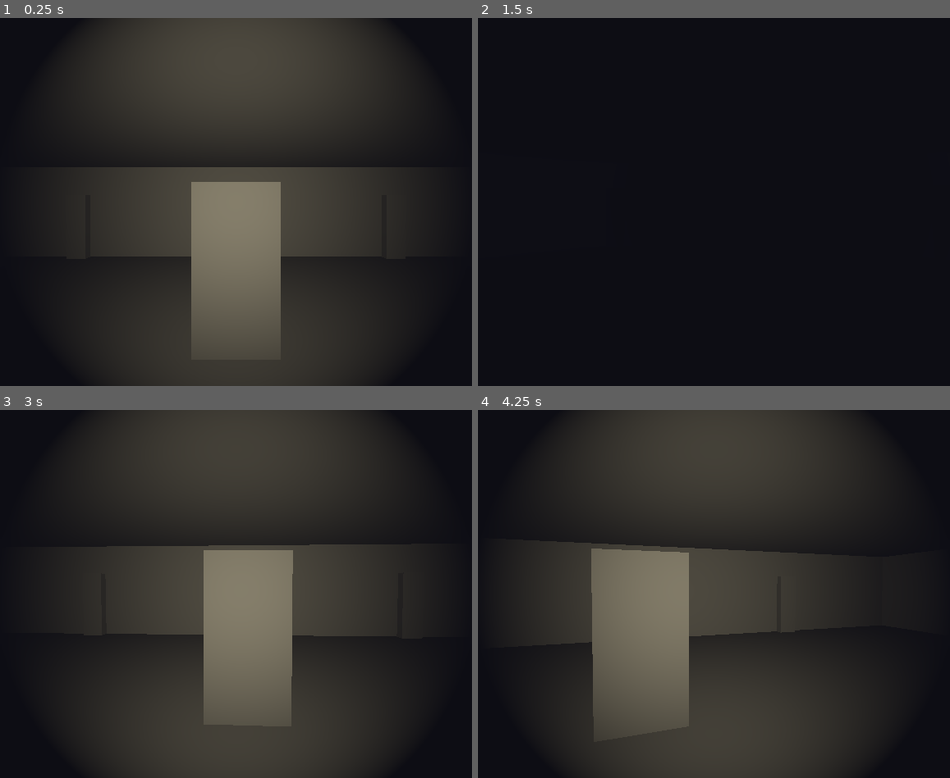
Above: before the commit, frames 1-4 (two rows, left to right).
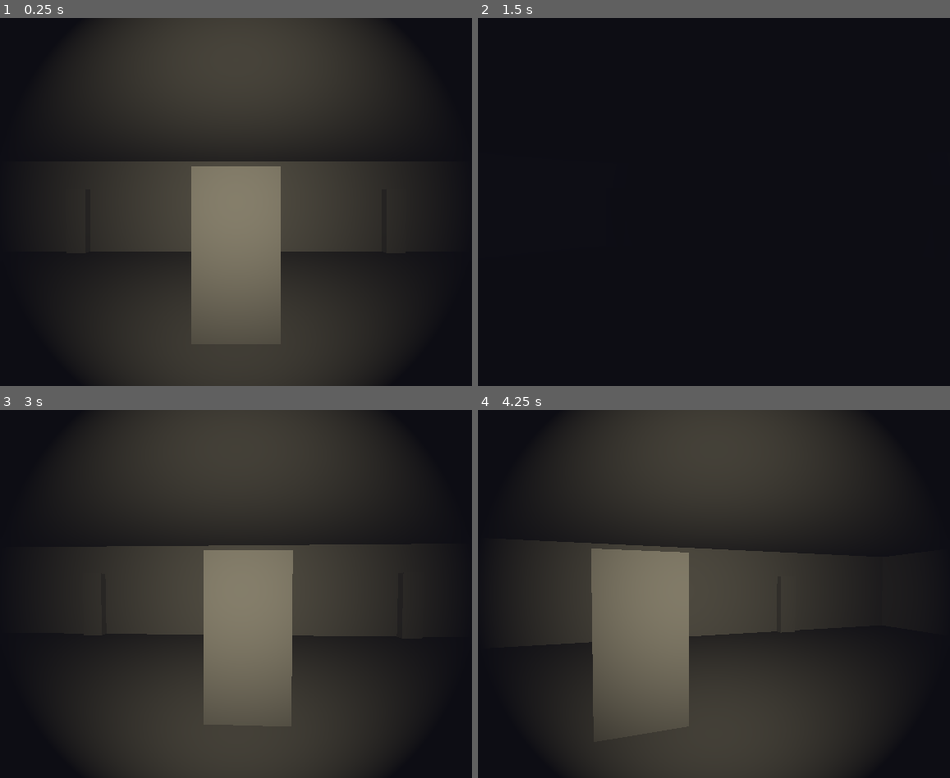
Above: after the commit, the same moments.

Repository: usumake1/HorrorGame
Game: Godot game, scene res://scenes/main.tscn
Same seed, same stepped clock (60 frames per second), same inputs: the game is played once before the commit and once after it.
Inputs (mouse positions are in pixels of both pictures, inside the frame that each line leads up to):
- Up to frame 1 (0.25 s): no input
- Up to frame 2 (1.5 s): move the mouse to (751, 202) at 0.52 s; hold F (flashlight) 0.53-1.28 s; hold W (move_forward) from 0.53 s (still down); tap Enter at 1.25 s; move the mouse to (680, 202) at 1.27 s; tap E (interact) at 1.35 s
- Up to frame 3 (3 s): keep holding W (move_forward); tap Space at 2 s; move the mouse to (250, 586) at 2.02 s; hold Shift (sprint) 2.03-2.78 s; tap Enter at 2.75 s; move the mouse to (226, 601) at 2.77 s; tap F (flashlight) at 2.85 s
- Up to frame 4 (4.25 s): keep holding W (move_forward); tap Space at 3.5 s; move the mouse to (761, 597) at 3.52 s; tap E (interact) at 3.6 s

The runs differ from the first frame. In frame 1, 2.0% of the frame differs, in the area x 20-80%, y 38-65%; in frame 2, nothing differs; in frame 3, less than 0.1%; in frame 4, less than 0.1%.

Commit message:
Fix player spawn position - place on floor correctly
- Changed player Y position from 0.5 to 0.0
- Player collision capsule now properly touches the floor
- Resolves issue where player couldn't move (was floating above ground)

Diff:
--- a/scenes/main.tscn
+++ b/scenes/main.tscn
@@ -25,7 +25,7 @@
 shadow_enabled = true
 
 [node name="Player" parent="." instance=ExtResource("1_player")]
-transform = Transform3D(1, 0, 0, 0, 1, 0, 0, 0, 1, 0, 0.5, 8)
+transform = Transform3D(1, 0, 0, 0, 1, 0, 0, 0, 1, 0, 0, 8)
 
 [node name="Enemy" parent="." instance=ExtResource("2_enemy")]
 transform = Transform3D(1, 0, 0, 0, 1, 0, 0, 0, 1, -8, 0, -8)
